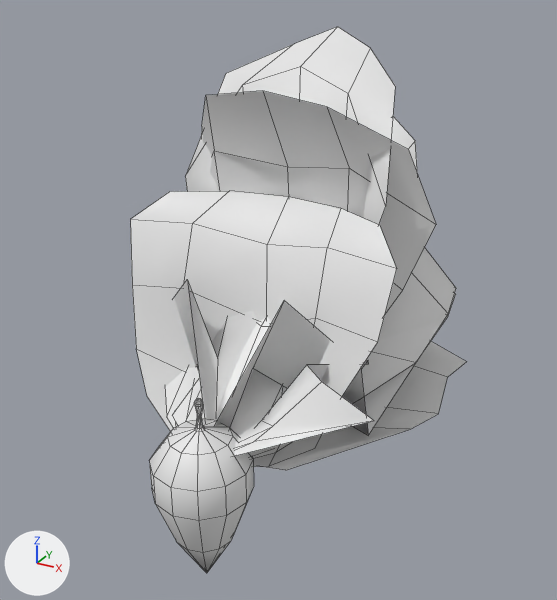
A saved change to the FBX model Assets/Models/Petalos.fbx.
One viewpoint serves both versions: a 50 mm camera at (2.06, -2.88, 2.58) aimed at (-0.36, 1.53, 0.38). The lights are fixed; the arrows at lower left show +X, +Y and +Z. Mesh edges are drawn as thin lines. Where no turn or scale is listed for an object, it has been applied to the vertices.

In view in the first picture: 'Petalo2', 'Petalo6', 'Sphere', 'petalo1', 'petalo4', 'petalo5', 'petalo7', 'petalo8', 'petalo9'.
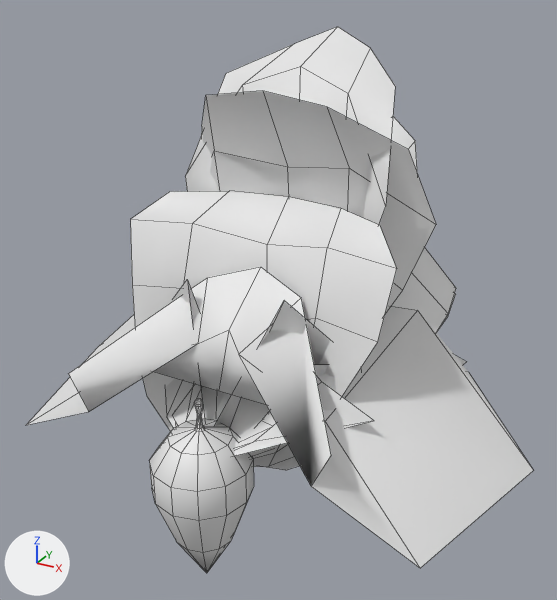
Commit message: correcciones en los objetos que ya no desaparecían al finay e integración de un petalo mas

Changed parts and their boxes [x1, y1, x2, y2] in the pictures (557 x 600 px):
'petalo11', added
    after: [26, 267, 533, 568]
'petalo5', unchanged, covered by the edit
    before: [174, 248, 456, 436]
    after: [174, 248, 456, 428]
'petalo8', unchanged, covered by the edit
    before: [264, 341, 466, 470]
    after: [264, 355, 466, 470]
'petalo1', unchanged, covered by the edit
    both: [165, 294, 456, 459]

The edits, one by one:
Mesh me_plane_010 is new.
It has 25 vertices, 16 faces and spans x -1.59..1.59, y -0.1..1.65, z -0.33..0.99.
Object 'petalo11' (ob_petalo11) is new; it shows me_plane_010.
Its location is (0.0, 0.0, 0.0).
